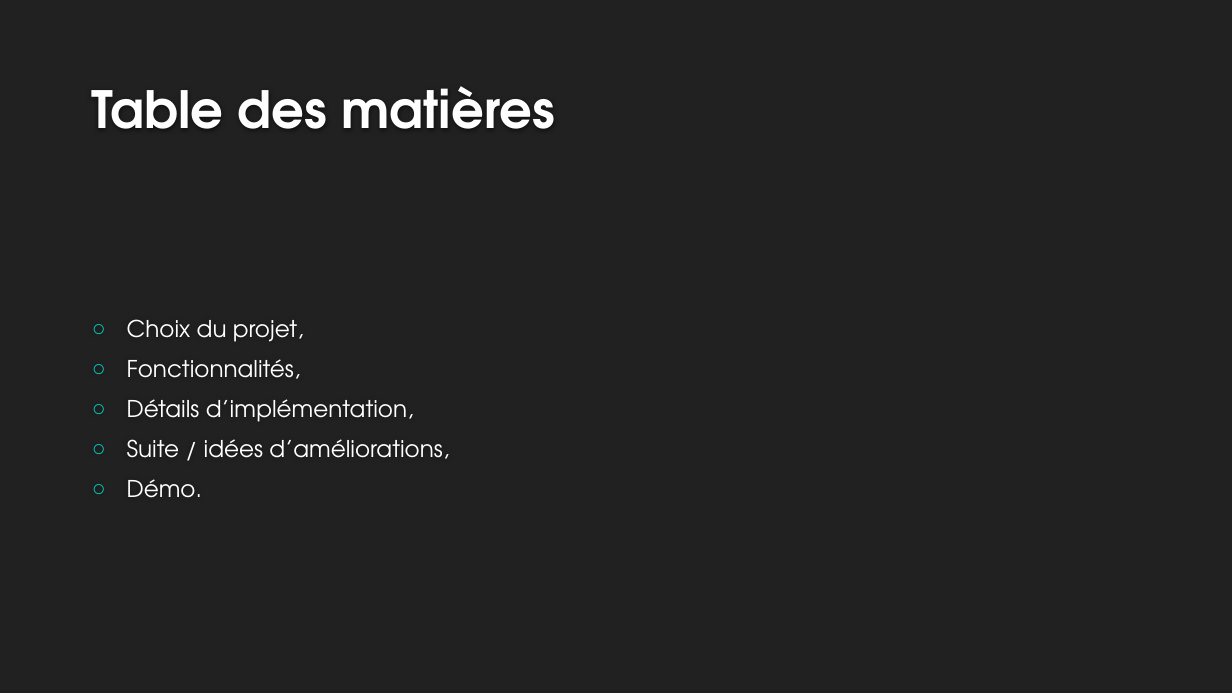
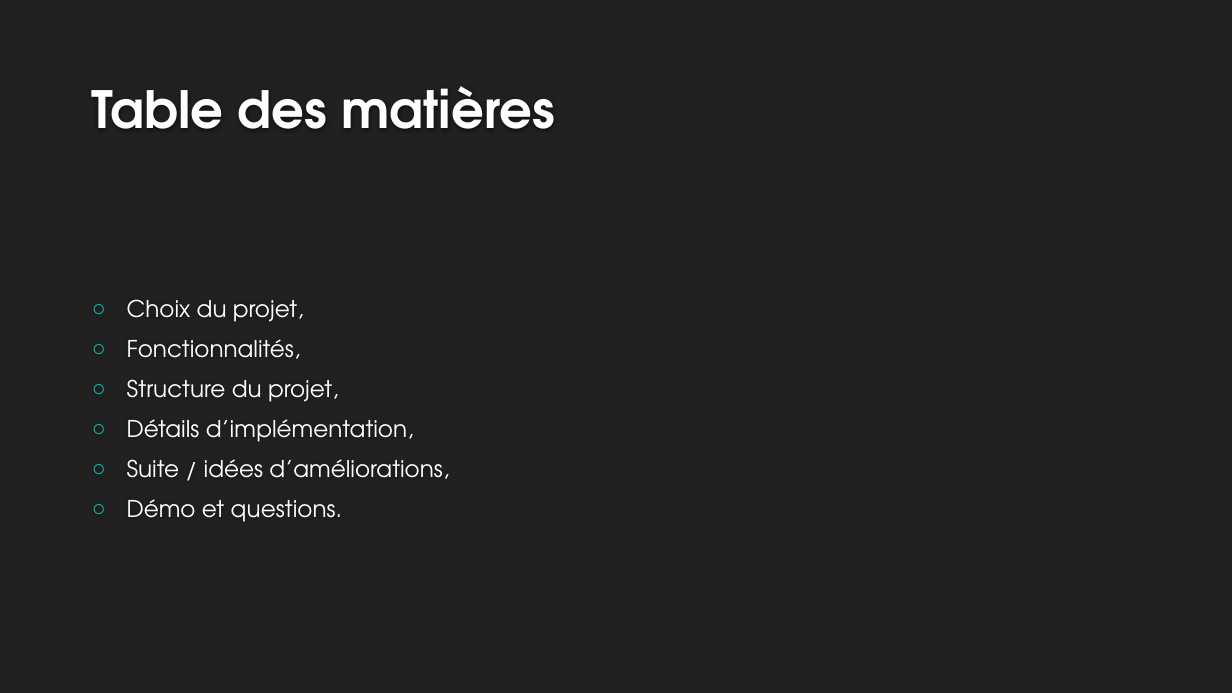
Before and after one commit to SchindlerSimao/cachet, a slide deck: slide 2 of cachet.pptx. Drawn at 1232x693 pixels with LibreOffice and Linux fonts; fonts in the diff are those of the drawing; background and template pictures are left out. Boxes give left, top, right and bottom in pixels: in the first picture for what was removed or moved away, otherwise in the second. Text is boxed around its words. In the diff, an @@ line names an element or a change of style, - is before the commit and + after.

Commit message:
Added a slide describing the project structure to presentation

```diff
--- a/cachet.pptx
+++ b/cachet.pptx
@@ text at (127,379,338,402): paragraph added @@
+○ Structure du projet,
@@ text at (127,499,342,522): text changed @@
-○ Démo.
+○ Démo et questions.
```
Also in this commit, not shown: 1 slide added, 1 other file.
